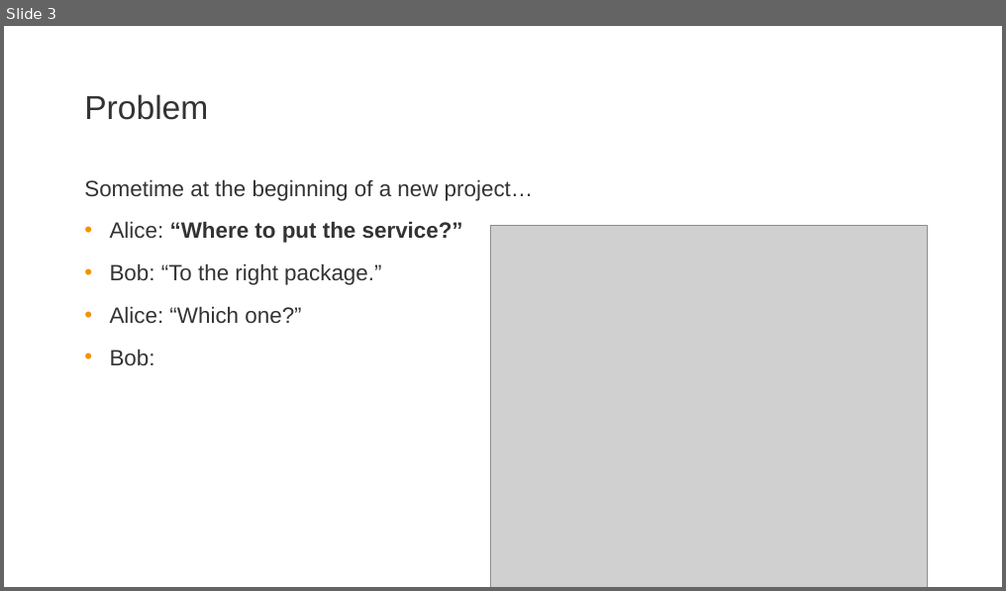
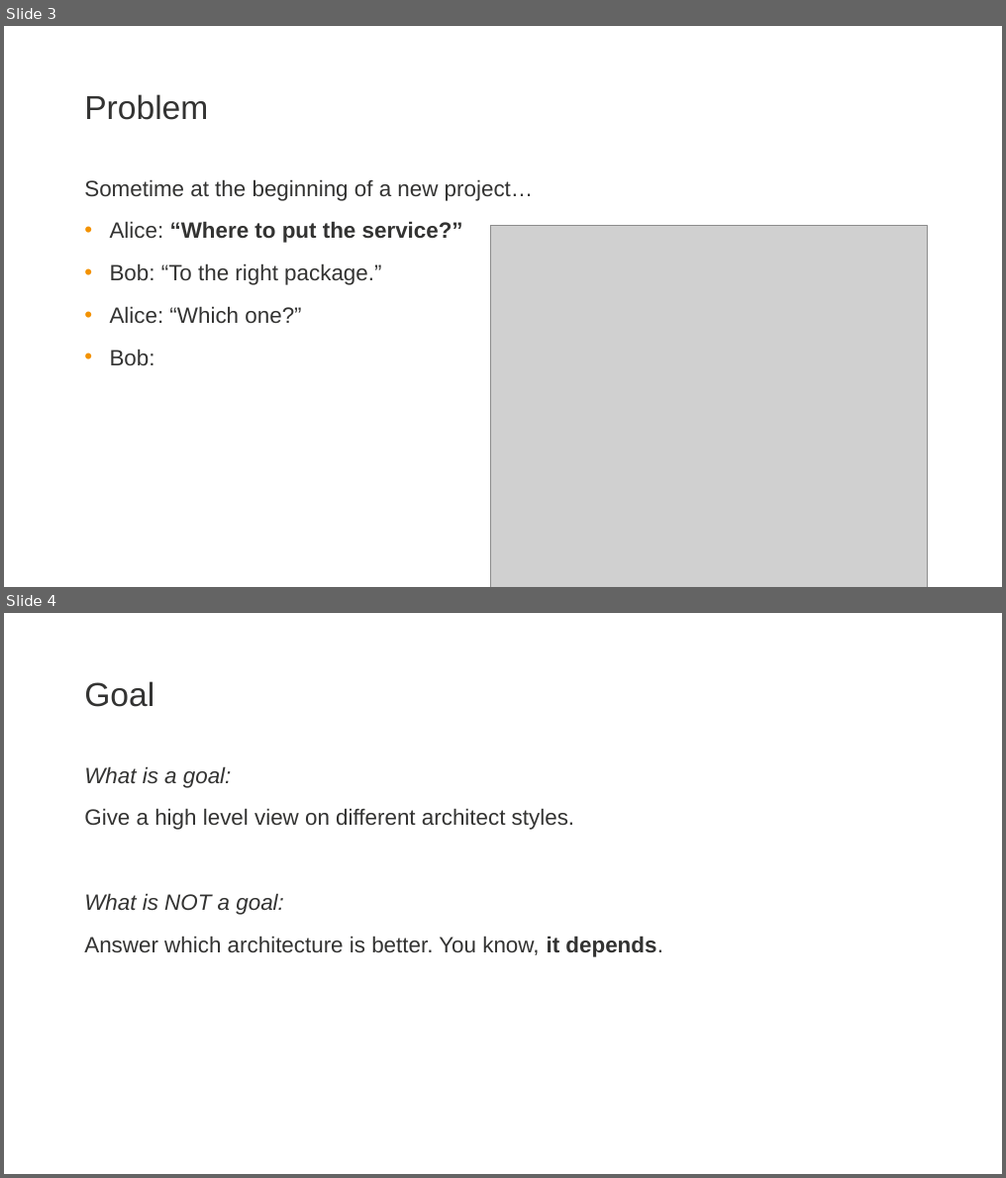
Before and after one commit to zatsepinvl/where-to-put-the-service, a slide deck: Where to put the service.pptm. Shown one above the other, each under a label of ours: slide 3 before the commit, slides 3 and 4 after it. The pictures are 1006x591 and 1006x1178 pixels, drawn with LibreOffice and Linux fonts; fonts in the diff are those of the drawing; grey boxes stand for pictures; background and template pictures are left out. Boxes give left, top, right and bottom in pixels: in the first picture for what was removed or moved away, otherwise in the second. Text is boxed around its words. In the diff, an @@ line names an element or a change of style, - is before the commit and + after.

```diff
--- a/Where to put the service.pptm
+++ b/Where to put the service.pptm
@@ slide 4 added at box(4, 613, 1002, 1174), background #FFFFFF @@
@@ title added at box(84, 681, 154, 707), 48 pt, text #333332 @@
+Goal
@@ text added at box(84, 766, 662, 958), 32 pt, text #333332 @@
+What is a goal:
+Give a high level view on different architect styles.
+What is NOT a goal:
+Answer which architecture is better. You know, it depends.
```
Also in this commit, not shown: 16 slides changed, 7 other slides added, 3 slides removed, 47 other files.
